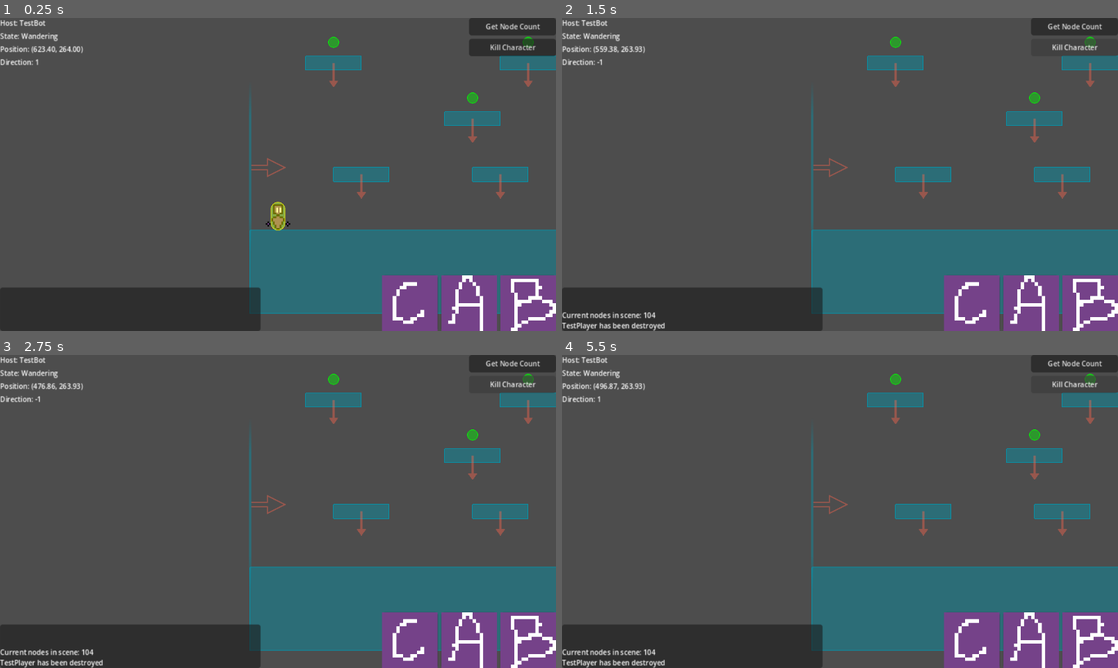
Above: before the commit, frames 1-4 (two rows, left to right).
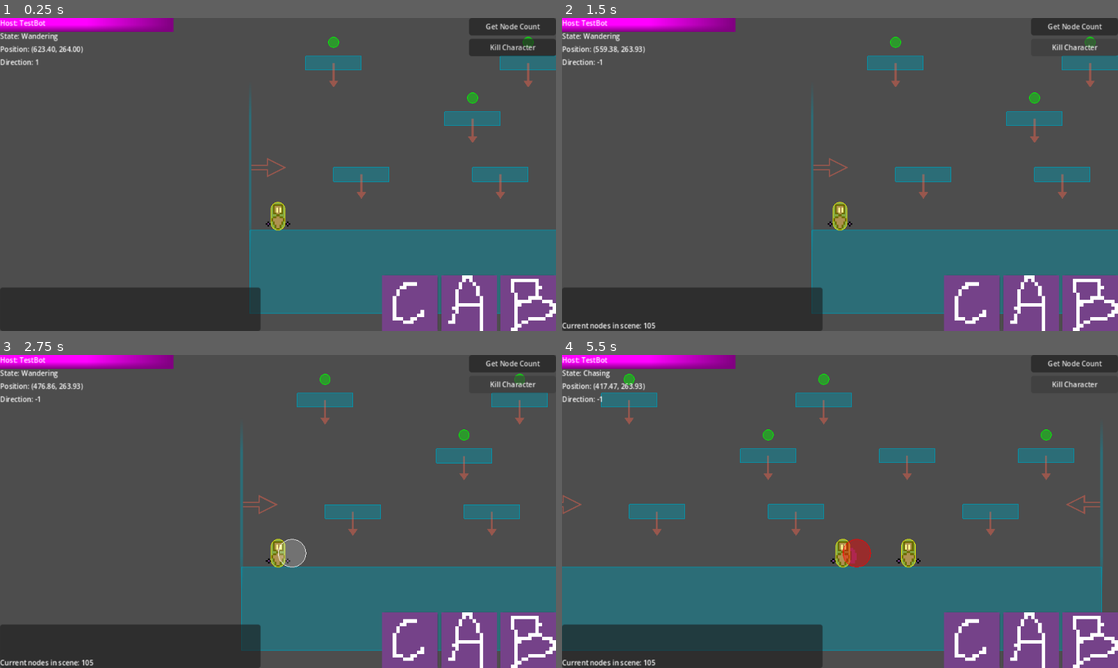
Above: after the commit, the same moments.

Repository: paruparo-dev/dreams-and-nightmares
Game: Godot game, scene res://src/core/Game.tscn
The game is run twice, just before and just after one commit, with the same random seed, the same clock (stepped at 60 frames per second) and the same inputs.
Inputs:
- Up to frame 1 (0.25 s): no input
- Up to frame 2 (1.5 s): click "Get Node Count" at 0.5 s; click "Kill Character" at 1.25 s
- Up to frame 3 (2.75 s): tap Enter at 2 s; hold D (MoveRight) from 2.03 s (still down); tap J (Attack) at 2.1 s; tap Space (Jump) at 2.27 s
- Up to frame 4 (5.5 s): tap S (LookDown) at 2.85, 4.35 s; tap Space (Jump) at 3.02, 4.52, 5.27 s; release D (MoveRight) at 3.53 s; hold A (MoveLeft) 3.53-4.28 s; tap J (Attack) at 3.6, 5.1 s; hold D (MoveRight) from 4.28 s (still down)

The runs differ from the first frame. In frame 1, 1.4% of the frame differs, in the area x 0-32%, y 0-5%; in frame 2, 2.0%; in frame 3, 4.7%; in frame 4, 18%, in the area x 0-100%, y 0-100%.
Error after the commit: Invalid call. Nonexistent function 'get_component' in base 'CharacterBody2D (TestPlayer)'. (res://src/debug/KillCharacterButton.gd:15)

Commit message:
feat: add HealthBarHUD and integrate with TestPlayer and health system
- created `HealthBarHUD.gd` for health bar logic and binding with `HealthComponent`
- added `HealthBarHUD` node to `HUDRoot` in `Game.tscn`
- updated `KillCharacterButton.gd` to apply damage instead of immediate deletion
- refactored `HealthComponent` to improve property naming and precision in logging
- bound `HealthBarHUD` to `TestPlayer` for health updates

Diff:
--- a/src/characters/TestPlayer.gd
+++ b/src/characters/TestPlayer.gd
@@ -3,6 +3,7 @@
 class_name TestPlayer
 
 
+@export var health_bar_hud : HealthBarHUD
 @export var skills_hud : SkillsHUD
 
 
@@ -31,6 +32,7 @@
 	state_machine.transition_to("Idle")
 
 	# remove this later and use independent player and UI binding class
+	health_bar_hud.bind(health)
 	skills_hud.bind(skills)
 
 
--- a/src/core/Game.tscn
+++ b/src/core/Game.tscn
@@ -9,6 +9,7 @@
 [ext_resource type="Script" uid="uid://ccqkjjnf88krb" path="res://src/debug/DataDisplay.gd" id="5_ng5f3"]
 [ext_resource type="Script" uid="uid://ml0bqm0fcd8p" path="res://src/debug/GetNodeCount.gd" id="6_60e0f"]
 [ext_resource type="Script" uid="uid://b0hw3je2ent0q" path="res://src/ui/ChatHUD.gd" id="7_jtjdo"]
+[ext_resource type="Script" uid="uid://d3abhte4bcv5y" path="res://src/ui/HealthBarHUD.gd" id="9_etiq1"]
 [ext_resource type="Script" uid="uid://cftgiai0kh3sv" path="res://src/debug/KillCharacterButton.gd" id="10_coggd"]
 
 [sub_resource type="WorldBoundaryShape2D" id="WorldBoundaryShape2D_b5xfj"]
@@ -22,6 +23,8 @@
 
 [sub_resource type="RectangleShape2D" id="RectangleShape2D_b5xfj"]
 size = Vector2(64, 16)
+
+[sub_resource type="PlaceholderTexture2D" id="PlaceholderTexture2D_0aos3"]
 
 [sub_resource type="LabelSettings" id="LabelSettings_ng5f3"]
 font_size = 8
@@ -165,8 +168,9 @@
 [node name="EntityRoot" type="Node2D" parent="WorldRoot" unique_id=1770554558]
 metadata/_edit_lock_ = true
 
-[node name="TestPlayer" parent="WorldRoot/EntityRoot" unique_id=2132633043 node_paths=PackedStringArray("skills_hud") instance=ExtResource("2_saqgj")]
+[node name="TestPlayer" parent="WorldRoot/EntityRoot" unique_id=2132633043 node_paths=PackedStringArray("health_bar_hud", "skills_hud") instance=ExtResource("2_saqgj")]
 position = Vector2(32, 264)
+health_bar_hud = NodePath("../../../HUDLayer/HUDRoot/HealthBarHUD")
 skills_hud = NodePath("../../../HUDLayer/HUDRoot/SkillsHUD")
 
 [node name="TestBot" parent="WorldRoot/EntityRoot" unique_id=1579723341 instance=ExtResource("4_shdmu")]
@@ -218,6 +222,16 @@
 scroll_following = true
 vertical_alignment = 2
 
+[node name="HealthBarHUD" type="TextureProgressBar" parent="HUDLayer/HUDRoot" unique_id=1591704204]
+custom_minimum_size = Vector2(200, 16)
+layout_mode = 1
+offset_right = 200.0
+offset_bottom = 16.0
+value = 100.0
+nine_patch_stretch = true
+texture_progress = SubResource("PlaceholderTexture2D_0aos3")
+script = ExtResource("9_etiq1")
+
 [node name="DebugLayer" type="CanvasLayer" parent="." unique_id=1726157921]
 layer = 1000
 
--- a/src/debug/KillCharacterButton.gd
+++ b/src/debug/KillCharacterButton.gd
@@ -12,7 +12,9 @@
 	if target == null or target.is_queued_for_deletion():
 		return
 
-	target.queue_free()
+	var health : HealthComponent = target.get_component(HealthComponent)
+	if health != null:
+		health.take_damage(health.current)
 
 	var msg : String = "%s has been destroyed" % target.name
 	print(msg)
--- a/src/gameplay/components/HealthComponent.gd
+++ b/src/gameplay/components/HealthComponent.gd
@@ -7,17 +7,17 @@
 signal died
 
 
-@export var maximum : float = 100
+@export var max_value : float = 100
 
 
-var current : float = maximum
+var current : float = max_value
 
 
 func take_damage(amount: float) -> void:
 	current = max(current - amount, 0)
 	changed.emit(current)
 
-	print("%s Health: %.2f" % [get_parent().name, current])
+	print("%s Health: %.1f" % [get_parent().name, current])
 
 	if current <= 0:
 		died.emit()
--- /dev/null
+++ b/src/ui/HealthBarHUD.gd
@@ -0,0 +1,19 @@
+extends TextureProgressBar
+
+
+class_name HealthBarHUD
+
+
+func bind(health: HealthComponent) -> void:
+	await ready
+
+	health.changed.connect(_on_health_changed)
+
+	max_value = health.max_value
+	value = health.current
+
+	_on_health_changed(value)
+
+
+func _on_health_changed(new_value: float) -> void:
+	value = new_value
Not shown, added: src/ui/HealthBarHUD.gd.uid
